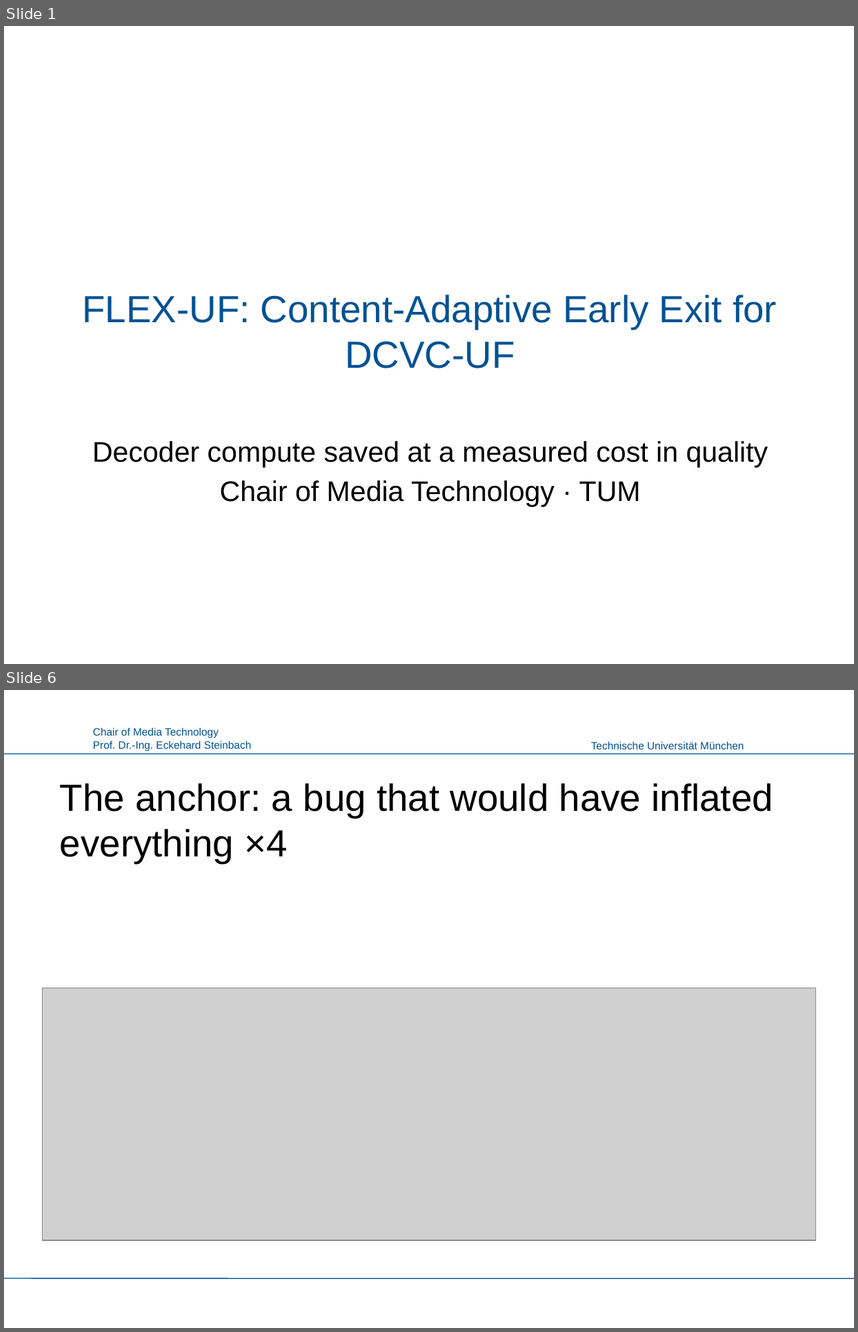
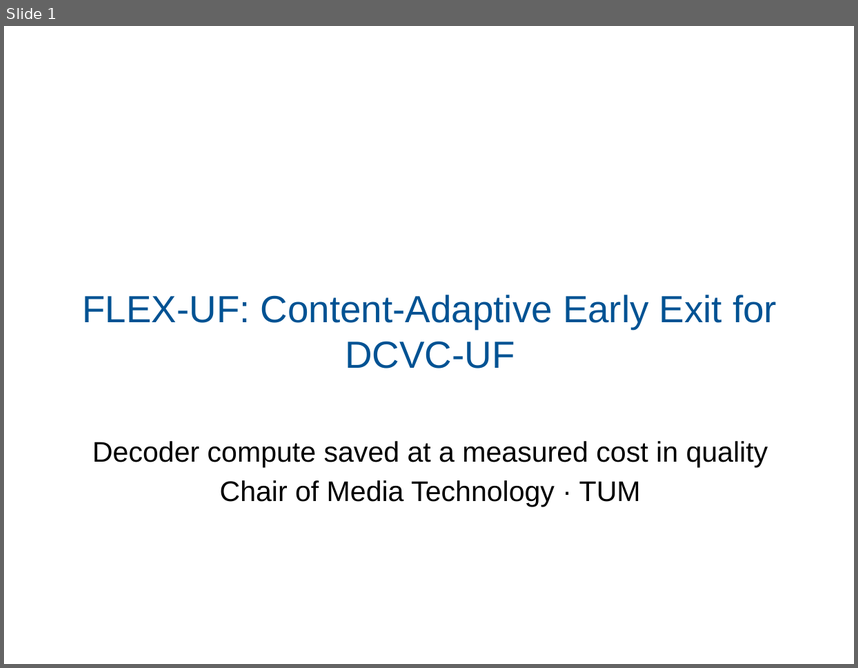
Before and after one commit to canerim/FLEX-FLOP, a slide deck: paper/FLEX-UF_LMT.pptx. Shown one above the other, each under a label of ours: slides 1 and 6 before the commit, slide 1 after it; the slides between them are not shown. The pictures are 858x1332 and 858x668 pixels, drawn with LibreOffice and Linux fonts; fonts in the diff are those of the drawing; grey boxes stand for pictures; background and template pictures are left out. Boxes give left, top, right and bottom in pixels: in the first picture for what was removed or moved away, otherwise in the second. Text is boxed around its words. In the diff, an @@ line names an element or a change of style, - is before the commit and + after.

```diff
--- a/paper/FLEX-UF_LMT.pptx
+++ b/paper/FLEX-UF_LMT.pptx
@@ slide 6 removed at [4, 690, 854, 1328], background #FFFFFF @@
@@ text removed at [93, 727, 252, 751] @@
-Chair of Media Technology
-Prof. Dr.-Ing. Eckehard Steinbach
@@ text removed at [591, 741, 744, 749] @@
-Technische Universität München
@@ line removed from (4, 753) to (854, 753) @@
@@ title removed at [60, 783, 773, 863] @@
-The anchor: a bug that would have inflated everything ×4
@@ picture removed at [42, 987, 816, 1240] @@
@@ line removed from (4, 1279) to (854, 1279) @@
```
Also in this commit, not shown: 5 slides changed, 6 slides added, 5 other slides removed, 3 other files.
